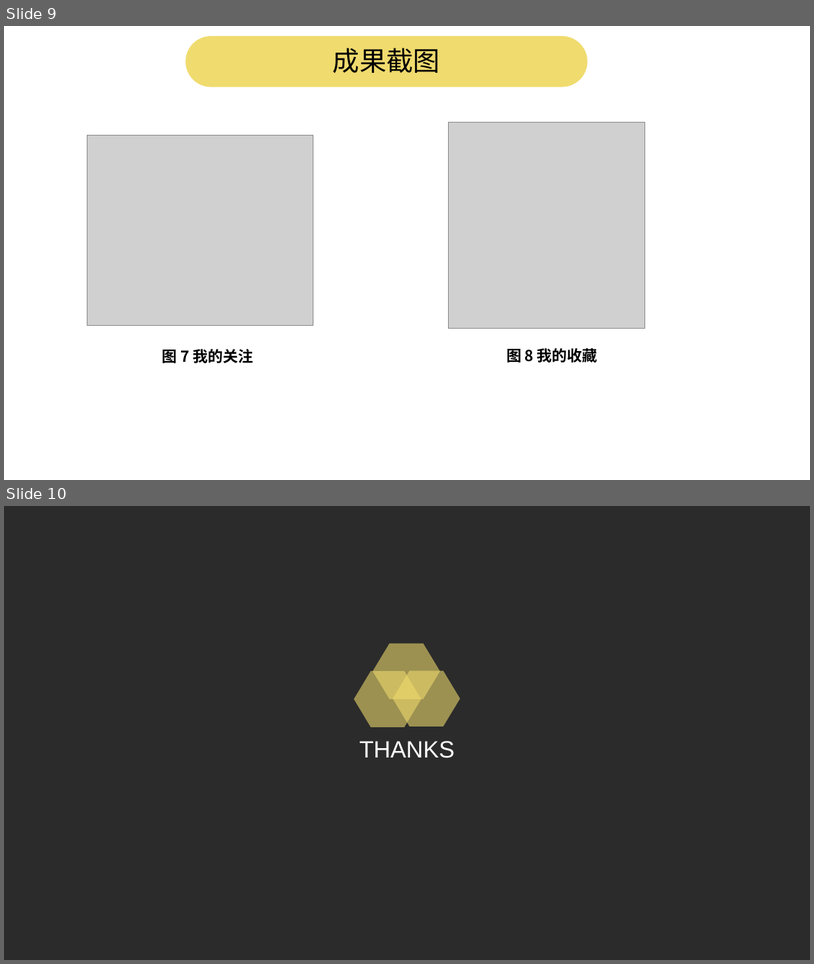
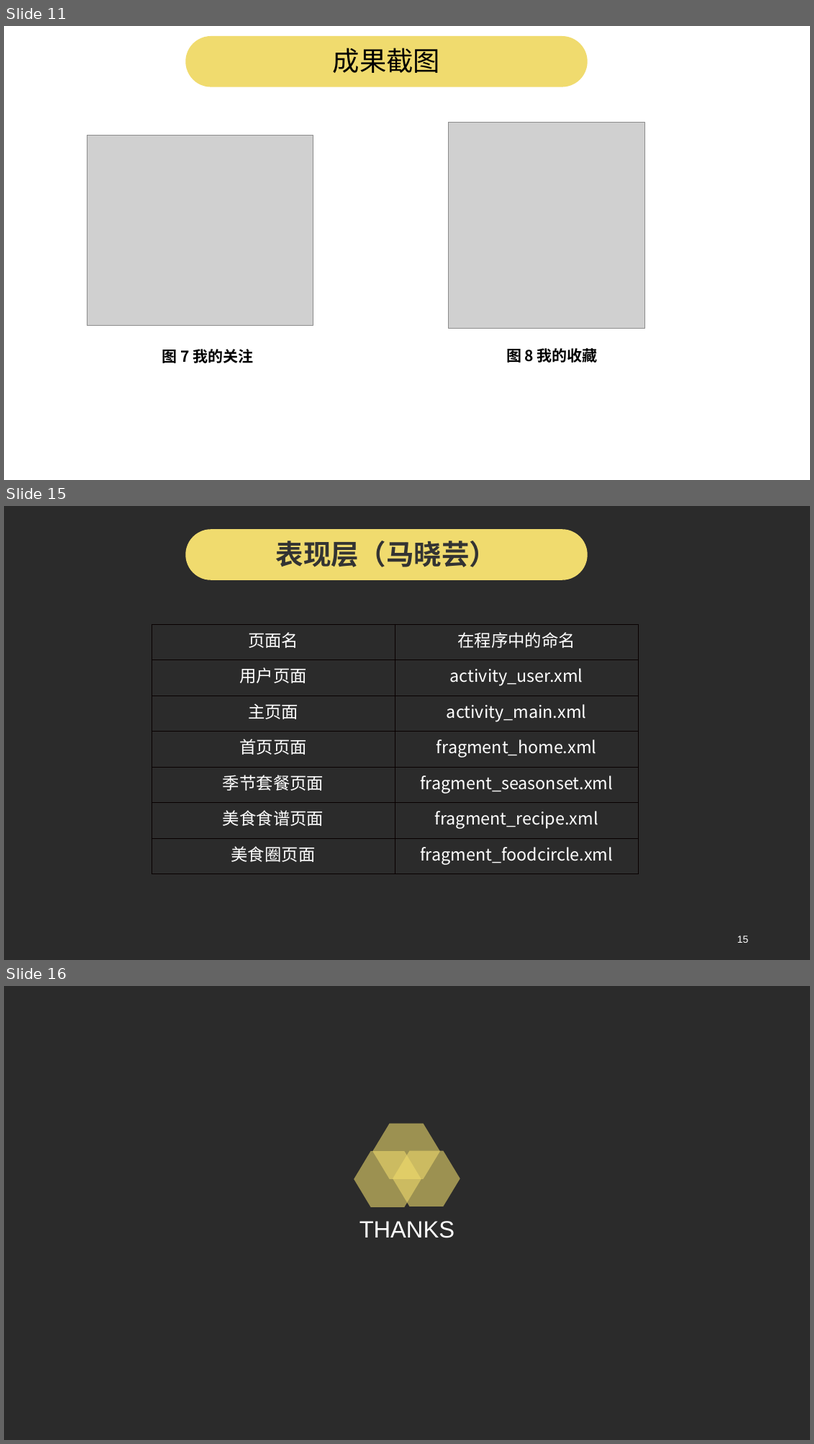
Before and after one commit to pwalan/Food_of_World, a slide deck: 实验报告/面向领域实践1成果汇报.ppt. Shown one above the other, each under a label of ours: slides 9 and 10 before the commit, slides 11, 15 and 16 after it; the slides between them are not shown. The pictures are 814x964 and 814x1444 pixels, drawn with LibreOffice and Linux fonts; fonts in the diff are those of the drawing; grey boxes stand for pictures; background and template pictures are left out; a plain dark background stands for a picture behind light text. Boxes give left, top, right and bottom in pixels: in the first picture for what was removed or moved away, otherwise in the second. Text is boxed around its words. In the diff, an @@ line names an element or a change of style, - is before the commit and + after.

```diff
--- a/实验报告/面向领域实践1成果汇报.ppt
+++ b/实验报告/面向领域实践1成果汇报.ppt
@@ slide 15 added at (x1=4, y1=506, x2=810, y2=960), background picture (left out) @@
@@ rounded rectangle added at (x1=185, y1=529, x2=587, y2=579), fill #F0DB6E, 33 pt, text #333333, bold @@
+表现层（马晓芸）
@@ table added at (x1=152, y1=624, x2=639, y2=873), 7 rows, 2 columns @@
+页面名 | 在程序中的命名
+用户页面 | activity_user.xml
+主页面 | activity_main.xml
+首页页面 | fragment_home.xml
+季节套餐页面 | fragment_seasonset.xml
+美食食谱页面 | fragment_recipe.xml
+美食圈页面 | fragment_foodcircle.xml
@@ page number added at (x1=738, y1=935, x2=749, y2=942), 12 pt, text #FFFFFF @@
+15
@@ what was slide 9 is now slide 11 @@
@@ what was slide 10 is now slide 16 @@
```
Also in this commit, not shown: 5 other slides added, 6 other files.
